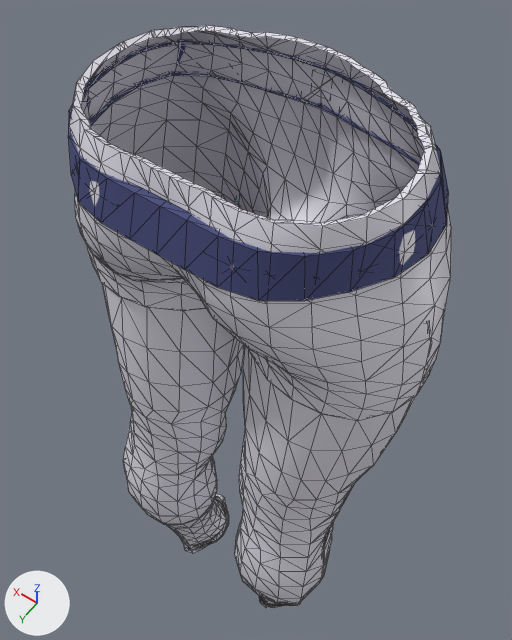
The glTF model game/assets/characters/hero/wear/aethersilk_trousers.glb, before and after one commit.
The view is the same before and after, from a 50 mm camera at (-0.308, 0.401, 1.468) aimed at (0.05, -0.101, 0.679). The axes (+X, +Y, +Z) are drawn at lower left. The lights are the same throughout. The older version comes first. Mesh edges are drawn as thin lines. Vertices at exactly the same position are counted once.

In view in the first picture: 'wear', 'wear_waist' and 2 more.
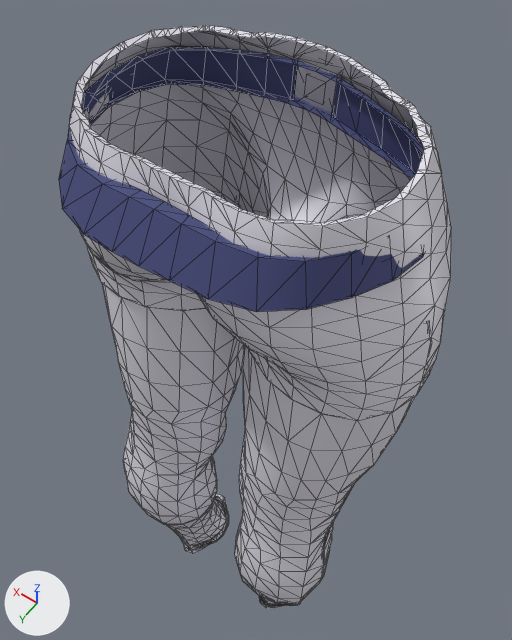
The newer file adds a shape key; the second version is drawn at full value of the shape key 'female' of 'wear_waist', and the change is written as the vertex moves it makes.

Boxes (x1, y1, x2, y2) around the edits, measured in the pictures (512 x 640 px; the box of a moved part takes in the faces that stretch with it):
```json
{"object": "wear_waist", "change": "reshaped", "before": [68, 40, 449, 301], "after": [59, 47, 424, 312]}
{"part": 1, "of": "me_wear", "change": "reshaped", "before": [197, 25, 416, 111], "after": [197, 25, 416, 111]}
{"part": 2, "of": "me_wear_waist", "change": "moved or reshaped", "before": [318, 69, 327, 106], "after": [294, 55, 342, 117], "on screen": "mostly hidden before"}
{"part": 3, "of": "me_wear_waist", "change": "moved or reshaped", "before": [68, 40, 449, 301], "after": [59, 47, 424, 312]}
```

The change, as JSON lines over the scene's bpy script:
```json
{"block": "me_wear", "where": "# used by ob_wear; location = (0.0, 0.0, 0.0)"}
{"op": "remove", "block": "me_wear", "code": "me_wear.from_pydata(...)  # 1479 vertices, 2788 faces; spans x -0.216..0.214, y -0.147..0.13, z 0.102..1.097"}
{"op": "add", "block": "me_wear", "code": "me_wear.from_pydata(...)  # 1499 vertices, 2818 faces; spans x -0.216..0.214, y -0.147..0.13, z 0.102..1.097"}
{"block": "me_wear", "change": "me_wear part 1"}
{"block": "me_wear", "change": "30 faces are deleted"}
{"block": "me_wear", "change": "20 vertices are added at x -0.112..0.117, y -0.143..-0.099, z 1.094..1.096"}
{"block": "me_wear", "change": "60 new faces join them, mat_bh_cloth_secondary__it_hw_silk (white #e5e2ec)"}
{"block": "me_wear_waist", "where": "# used by ob_wear_waist; location = (0.0, 0.0, 0.0)"}
{"op": "remove", "block": "me_wear_waist", "code": "me_wear_waist.from_pydata(...)  # 142 vertices, 216 faces; spans x -0.187..0.184, y -0.161..0.113, z 1.027..1.078"}
{"op": "add", "block": "me_wear_waist", "code": "me_wear_waist.from_pydata(...)  # 142 vertices, 216 faces; spans x -0.184..0.182, y -0.15..0.136, z 1.027..1.08"}
{"block": "me_wear_waist", "change": "me_wear_waist part 2: the loose piece of 8 vertices spanning x -0.023..0.023, y -0.156..-0.144, z 1.027..1.078 is multiplied about its middle by the matrix ((0.973, 0.003, -0.008), (-0.004, 0.971, -0.069), (0.008, 0.069, 0.971)), then moved by (0.0, 0.012, 0.002)"}
{"block": "me_wear_waist", "change": "me_wear_waist part 3: 112 of 142 vertices moved; they spanned x -0.187..0.184, y -0.148..0.113, z 1.03..1.075 and now span x -0.184..0.182, y -0.137..0.136, z 1.027..1.077; mean shift (0.0, 0.009, 0.0); largest move (0.0, 0.105, 1.03) -> (-0.001, 0.132, 1.036)"}
{"block": "me_wear_waist", "change": "other edits to the shape of me_wear_waist do not show in these pictures"}
```
